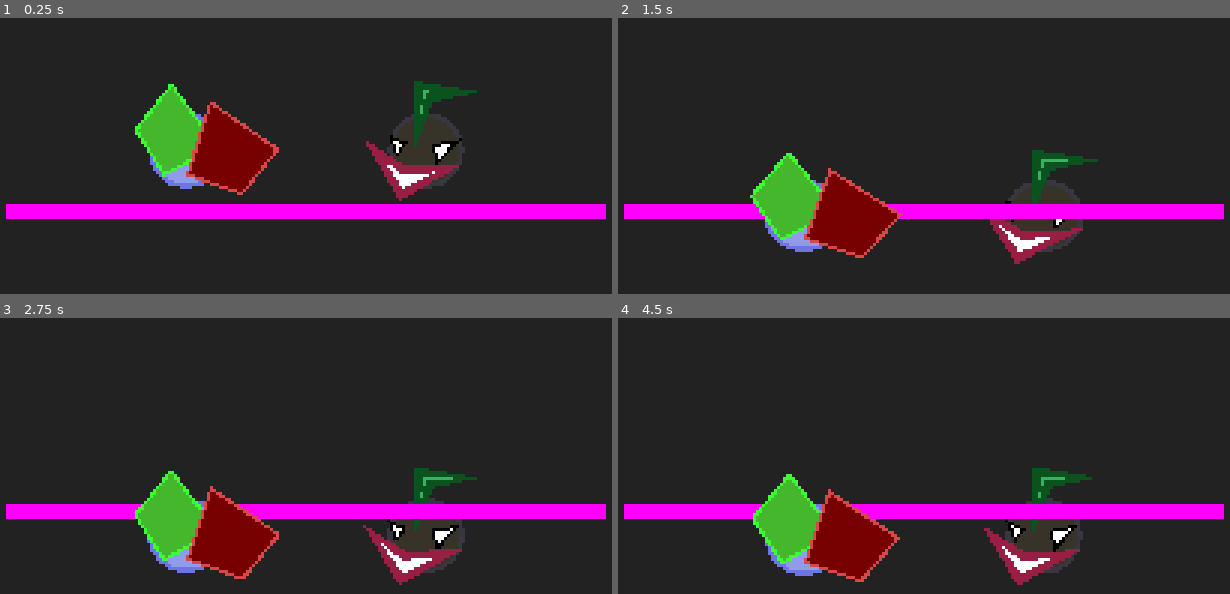
Above: before the commit, frames 1-4 (two rows, left to right).
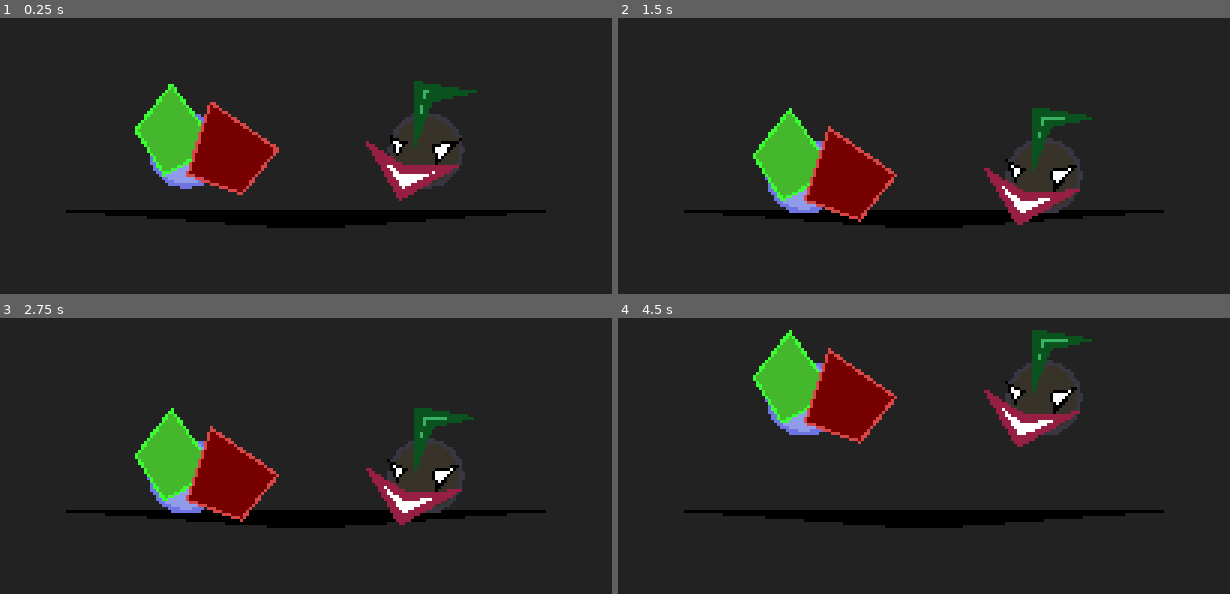
Above: after the commit, the same moments.

Repository: tm-nielsen/big-boy-balance-beam
Game: Godot game, scene res://scenes/root.tscn
Same seed, same stepped clock (60 frames per second), same inputs: the game is played once before the commit and once after it.
Inputs:
- Up to frame 1 (0.25 s): no input
- Up to frame 2 (1.5 s): no input
- Up to frame 3 (2.75 s): no input
- Up to frame 4 (4.5 s): tap R (reset, bound only after the commit) at 4.15 s

The runs differ from the first frame. In frame 1, 6.2% of the frame differs, in the area x 0-100%, y 67-77%; in frame 2, 16%; in frame 3, 18%; in frame 4, 21%, in the area x 0-100%, y 4-97%.

Commit message:
Started Implementation of beam physics - add balance beam script to run collisions using the closest point on the line - partially adjusted custom hybrid physics implementation to work with new ground source - gutted stage limits script and corresponding local limits calculations in physics classes - removed opponent controller - added reset functionality to physics ball manager for debug purposes

Diff:
--- a/project.godot
+++ b/project.godot
@@ -72,6 +72,11 @@
 , Object(InputEventKey,"resource_local_to_scene":false,"resource_name":"","device":-1,"window_id":0,"alt_pressed":false …(183 unchanged characters)…
 ]
 }
+reset={
+"deadzone": 0.5,
+"events": [Object(InputEventKey,"resource_local_to_scene":false,"resource_name":"","device":-1,"window_id":0,"alt_pressed":false,"shift_pressed":false,"ctrl_pressed":false,"meta_pressed":false,"pressed":false,"keycode":0,"physical_keycode":82,"key_label":0,"unicode":114,"location":0,"echo":false,"script":null)
+]
+}
 
 [rendering]
 
--- a/scenes/game.tscn
+++ b/scenes/game.tscn
@@ -1,16 +1,11 @@
-[gd_scene load_steps=8 format=3 uid="uid://siguvig7u465"]
+[gd_scene load_steps=7 format=3 uid="uid://siguvig7u465"]
 
-[ext_resource type="Script" path="res://scripts/physics/stage_limits.gd" id="1_hx5yx"]
 [ext_resource type="Script" path="res://scripts/physics/player_controller.gd" id="1_m3mpd"]
+[ext_resource type="Script" path="res://scripts/physics/stage_limits.gd" id="1_s5gh3"]
 [ext_resource type="Script" path="res://scripts/physics_ball_manager.gd" id="1_vyn2h"]
 [ext_resource type="Script" path="res://scripts/drawing/character_drawer.gd" id="2_radw7"]
 [ext_resource type="Script" path="res://scripts/drawing/squishy_path_set_drawer.gd" id="3_mencq"]
-
-[sub_resource type="PlaceholderTexture2D" id="PlaceholderTexture2D_yo320"]
-size = Vector2(200, 5)
-
-[sub_resource type="RectangleShape2D" id="RectangleShape2D_qhkga"]
-size = Vector2(200, 5)
+[ext_resource type="Script" path="res://scripts/physics/balance_beam.gd" id="5_x52g1"]
 
 [node name="Game" type="Node2D"]
 texture_filter = 1
@@ -18,20 +13,41 @@
 [node name="Camera2D" type="Camera2D" parent="."]
 
 [node name="StageLimits" type="Node2D" parent="."]
-script = ExtResource("1_hx5yx")
-left_wall = -120.0
-right_wall = 120.0
-ground = 60.0
+script = ExtResource("1_s5gh3")
 
-[node name="PhysicsBallManager" type="Node2D" parent="."]
+[node name="Beam" type="Node2D" parent="."]
+position = Vector2(0, 40)
+script = ExtResource("5_x52g1")
+ball_mass = 0.2
+
+[node name="PhysicsBallManager" type="Node2D" parent="." node_paths=PackedStringArray("balance_beam")]
 script = ExtResource("1_vyn2h")
+balance_beam = NodePath("../Beam")
 
 [node name="Player1" type="Node2D" parent="PhysicsBallManager"]
 position = Vector2(-40, 0)
 script = ExtResource("1_m3mpd")
+player_index = null
+strafe_force = null
+jump_speed = null
 jump_charge_period = 0.2
+charged_squish_ratio = null
+max_squish_ratio = null
+max_visual_ellipse_squish_ratio = null
+jump_squish_elasticity = null
+landing_squish_elasticity = null
+squish_reset_elasticity = null
+squish_reset_friction = null
+ground_squish_reset_elasticity = null
+maximum_collision_jiggle = null
+gravity = null
+x_friction = null
+elasticity = null
 radius = 12.0
+collider_cushion = null
 minimum_bounce_speed = Vector2(2, 0.5)
+minimum_collision_speed = null
+collision_elasticity = null
 
 [node name="Drawer" type="Node2D" parent="PhysicsBallManager/Player1" node_paths=PackedStringArray("path_set_drawer")]
 script = ExtResource("2_radw7")
@@ -47,9 +63,26 @@
 position = Vector2(40, 0)
 script = ExtResource("1_m3mpd")
 player_index = 2
+strafe_force = null
+jump_speed = null
 jump_charge_period = 0.2
+charged_squish_ratio = null
+max_squish_ratio = null
+max_visual_ellipse_squish_ratio = null
+jump_squish_elasticity = null
+landing_squish_elasticity = null
+squish_reset_elasticity = null
+squish_reset_friction = null
+ground_squish_reset_elasticity = null
+maximum_collision_jiggle = null
+gravity = null
+x_friction = null
+elasticity = null
 radius = 12.0
+collider_cushion = null
 minimum_bounce_speed = Vector2(2, 0.5)
+minimum_collision_speed = null
+collision_elasticity = null
 
 [node name="Drawer" type="Node2D" parent="PhysicsBallManager/Player2" node_paths=PackedStringArray("path_set_drawer")]
 script = ExtResource("2_radw7")
@@ -60,12 +93,3 @@
 
 [node name="PathSetDrawer" type="Node2D" parent="PhysicsBallManager/Player2/Drawer"]
 script = ExtResource("3_mencq")
-
-[node name="Beam" type="AnimatableBody2D" parent="."]
-position = Vector2(0, 40)
-
-[node name="Sprite2D" type="Sprite2D" parent="Beam"]
-texture = SubResource("PlaceholderTexture2D_yo320")
-
-[node name="CollisionShape2D" type="CollisionShape2D" parent="Beam"]
-shape = SubResource("RectangleShape2D_qhkga")
--- a/scripts/drawing/shape_generator.gd
+++ b/scripts/drawing/shape_generator.gd
@@ -79,3 +79,15 @@
         points.push_back(center + Vector2(cos(angle), sin(angle)) * radius)
 
     return points
+
+
+# Generate points of an isosceles triangle with centre at base
+static func generate_triangle(width: float, height: float,
+        centre:= Vector2.ZERO) -> PackedVector2Array:
+
+    var points = PackedVector2Array()
+    points.push_back(centre + Vector2.RIGHT * width / 2)
+    points.push_back(centre + Vector2.LEFT * width / 2)
+    points.push_back(centre + Vector2.UP * height)
+
+    return points
--- /dev/null
+++ b/scripts/physics/balance_beam.gd
@@ -0,0 +1,136 @@
+@tool
+class_name BalanceBeam
+extends Node2D
+
+static var instance: BalanceBeam
+static var normal: get = _get_normal
+static var tangent: get = _get_tangent
+
+@export var width: float = 160
+
+@export_subgroup('movement')
+@export var friction: float = 0.03
+@export var loosening_factor: float = 1
+@export_range(0, 180) var max_angle_degrees: float = 60
+@export var minimum_collision_speed: float = 1
+@export var ball_mass: float = 1
+
+@export_subgroup('drawing')
+@export var height: float = 6
+@export var fill_colour: Color
+@export var stroke_colour: Color
+@export var stroke_width: float = -1
+
+var physics_enabled: bool = true
+
+var angular_velocity: float
+var max_angle: float
+var timer: float
+
+
+func _ready():
+  instance = self
+  max_angle = deg_to_rad(max_angle_degrees)
+
+func _draw():
+  var tri_shape = ShapeGenerator.generate_triangle(width, -height)
+  ShapeDrawer.draw_shape(self, tri_shape, fill_colour, stroke_width, stroke_colour)
+
+func _physics_process(delta: float):
+  if physics_enabled:
+    _process_movement(delta)
+    _process_collisions()
+
+func _process_movement(delta: float):
+  timer += delta
+  angular_velocity -= angular_velocity * friction * delta
+  var looseness = (1 + timer * loosening_factor)
+  rotation += angular_velocity * looseness * delta
+  rotation = clamp(rotation, -max_angle, max_angle)
+
+
+func _process_collisions():
+  var balls = get_tree().get_nodes_in_group(PhysicsBall.GROUP_NAME)
+  var beam_ends = _get_beam_ends()
+
+  for ball in balls:
+    var central_collision_point = _get_collision_point(ball)
+    if central_collision_point:
+      collide_with_central_beam(ball, central_collision_point)
+    else:
+      for end_point in beam_ends:
+        collide_with_beam_end(ball, end_point)
+
+
+func reset():
+  physics_enabled = true
+  rotation = 0
+  angular_velocity = 0
+  timer = 0
+
+
+func _get_beam_ends() -> Array[Vector2]:
+  var half_length = tangent * width / 2
+  return [position + half_length, position - half_length]
+
+
+func _get_collision_point(ball: Node2D):
+  var displacement = ball.position - position
+  var half_length = tangent * width / 2
+
+  var left_dot = tangent.dot(displacement + half_length)
+  var right_dot = tangent.dot(displacement - half_length)
+  if left_dot > 0 && right_dot < 0:
+    var projection = displacement.project(tangent)
+    return position + projection
+  else:
+    return null
+
+
+func collide_with_beam_end(ball: PhysicsBall, point: Vector2):
+  if ball_intersects_point(ball, point):
+    var displacement = ball.position - point
+
+    var collision_normal = displacement.normalized()
+    var collision_speed = ball.velocity.length() * ball.elasticity
+    collision_speed += minimum_collision_speed
+
+    ball.velocity = collision_normal * collision_speed
+
+
+func collide_with_central_beam(ball: PhysicsBall, point: Vector2):
+  if ball_intersects_point(ball, point):
+    var normal_velocity = ball.velocity.project(normal)
+
+    var collision_speed = normal_velocity.length()
+    var centre_distance = (point - position).dot(tangent)
+    var rotation_impulse = ball_mass * collision_speed
+    rotation_impulse *= centre_distance / width
+    angular_velocity += rotation_impulse
+
+    ball.land(point, normal_velocity)
+
+
+func ball_intersects_point(ball: PhysicsBall, point: Vector2) -> bool:
+  var space_state = get_world_2d().direct_space_state
+  var query_parameters = PhysicsPointQueryParameters2D.new()
+  query_parameters.position = point
+  query_parameters.collide_with_areas = true
+  query_parameters.collide_with_bodies = false
+
+  var query_result = space_state.intersect_point(query_parameters)
+  for result_entry in query_result:
+    if result_entry.collider == ball.collision_area:
+      return true
+  return false
+
+
+static func _get_normal() -> Vector2:
+  if instance:
+    return Vector2.UP.rotated(instance.rotation)
+  return Vector2.UP
+
+static func _get_tangent() -> Vector2:
+  if instance:
+    return Vector2.RIGHT.rotated(instance.rotation)
+  return Vector2.RIGHT
--- a/scripts/physics/controllable_squishy_physics_ball.gd
+++ b/scripts/physics/controllable_squishy_physics_ball.gd
@@ -14,7 +14,7 @@
 
 func _process_movement(delta):
 
-    if on_ground and should_charge_jump:
+    if on_beam and should_charge_jump:
         _charge_jump(delta)
 
     if charging_jump and !should_charge_jump:
@@ -22,7 +22,16 @@
 
     super(delta)
 
-func _on_land():
+func reset():
+    physics_enabled = true
+    velocity = Vector2.ZERO
+    should_charge_jump = false
+    charging_jump = false
+    jump_charge = 0
+    is_applying_strafe_force = false
+
+func land(ground_point: Vector2, normal_velocity: Vector2):
+    super(ground_point, normal_velocity)
     if !charging_jump:
         if should_charge_jump:
             jump_charge = abs(velocity.y) / jump_speed
@@ -53,7 +62,7 @@
 
 func _apply_jump_charge():
     charging_jump = true
-    velocity.y = 0
+    velocity -= velocity.project(BalanceBeam.normal)
 
     if(jump_charge > 1):
         jump_charge = 1.0
--- a/scripts/physics/opponent_controller.gd
+++ /dev/null
@@ -1,36 +0,0 @@
-class_name OpponentController
-extends ControllableSquishyPhysicsBall
-
-@export var x_target_offset: float = 25
-@export var strafe_force_scaling_distance: float = 40
-@export var home_position_x: float = 80
-@export var ball_y_jump_threshold: float = -60
-@export var ball_y_charge_jump_threshold: float = -100
-
-@onready var ball = get_node("../BeachBall")
-var x_target = home_position_x
-
-func _process(_delta):
-    apply_strategy()
-
-func apply_strategy():
-    if ball.position.x < stage_limits.net_position.x:
-        x_target = home_position_x
-        should_charge_jump = false
-        jump_charge *= 0.4
-    else:
-        should_charge_jump = true
-        x_target = ball.position.x + x_target_offset
-        if ball.position.y > position.y:
-            x_target += ball.radius + radius
-        if position.x > ball.position.x and position.x < x_target and jump_charge > 0.5 and ball.position.y > ball_y_jump_threshold:
-            should_charge_jump = false
-
-func _apply_forces(delta):
-
-    var strafe_direction = clamp((x_target - position.x - velocity.x) / strafe_force_scaling_distance, -1, 1)
-    is_applying_strafe_force = strafe_direction != 0
-
-    velocity.x += strafe_force * delta * strafe_direction
-
-    super(delta)
--- a/scripts/physics/physics_ball.gd
+++ b/scripts/physics/physics_ball.gd
@@ -1,29 +1,26 @@
 class_name PhysicsBall
 extends PhysicsObject
+
+const GROUP_NAME = "physics balls"
 
 @export var gravity: float = 9.81
 @export var x_friction: float = 0.05
 @export var elasticity: float = 0.65
 @export var radius: float = 20
-@export var collider_cushion = 0.75
+@export var collider_cushion: float = 0.75
 @export var minimum_bounce_speed: Vector2 = Vector2(0, 0.5)
 
-var visual_rotation = 0.0
-var on_ground = false
+var visual_rotation: float = 0.0
+var on_beam: bool = false
 
-var stage_limits
-var local_limits = {
-    left = -160.0,
-    right = 160.0,
-    ground = 80.0,
-}
+var left_limit: float
+var right_limit: float
 
 var circle_collider: CircleShape2D = CircleShape2D.new()
 
 func _ready():
     super()
-    add_to_group("physics_balls")
-    stage_limits = get_tree().get_first_node_in_group("stage_limits")
+    add_to_group(GROUP_NAME)
     compute_local_limits()
 
     circle_collider.radius = radius + collider_cushion
@@ -37,8 +34,6 @@
     move_ball(delta)
 
 func move_ball(delta):
-    z_index = 1 if position.x < stage_limits.net_position.x else -1
-
     var delta_scale = 60 * delta
     position += velocity * delta_scale
 
@@ -48,8 +43,15 @@
     elif visual_rotation < 0:
         visual_rotation += TAU
 
-func _on_land():
-    pass
+    on_beam = false
+
+
+func land(beam_point: Vector2, normal_velocity: Vector2):
+    position = beam_point + radius * BalanceBeam.normal
+
+    velocity -= normal_velocity
+    # if normal_velocity.length() > minimum_bounce_speed.y:
+    #     velocity += normal_velocity * elasticity
 
 
 func _process_collisions(_delta):
@@ -58,7 +60,7 @@
         if parent_body is PhysicsObject:
             var _collision = collide_with(parent_body)
 
-    # compute_local_limits()
+    compute_local_limits()
     collide_with_local_limits()
 
 
@@ -70,49 +72,20 @@
 
 
 func compute_local_limits():
-    # var net_position = stage_limits.net_position
-
-    # if(position.y > net_position.y):
-    #     if(position.x < net_position.x):
-    #         local_limits.left = stage_limits.left_wall
-    #         local_limits.right = net_position.x
-    #     else:
-    #         local_limits.left = net_position.x
-    #         local_limits.right = stage_limits.right_wall
-    # else:
-    #     local_limits.left = stage_limits.left_wall
-    #     local_limits.right = stage_limits.right_wall
-
-    local_limits.left = stage_limits.left_wall
-    local_limits.right = stage_limits.right_wall
-
-    local_limits.left += radius
-    local_limits.right -= radius
-    local_limits.ground = stage_limits.ground - radius
+    left_limit = StageLimits.left + radius
+    right_limit = StageLimits.right - radius
 
 
 func collide_with_local_limits():
-    _collide_with_ground()
     _collide_with_walls()
 
-func _collide_with_ground():
-    on_ground = false
-    if position.y > local_limits.ground:
-        _on_land()
-        position.y = local_limits.ground
-        velocity.y *= -elasticity
-
-        on_ground = true
-        if abs(velocity.y) < minimum_bounce_speed.y:
-            velocity.y = 0
-
 func _collide_with_walls():
-    if position.x < local_limits.left:
-        position.x = local_limits.left
+    if position.x < left_limit:
+        position.x = left_limit
         velocity.x = abs(velocity.x) * elasticity
 
-    if position.x > local_limits.right:
-        position.x = local_limits.right
+    if position.x > right_limit:
+        position.x = right_limit
         velocity.x = -abs(velocity.x) * elasticity
 
 
--- a/scripts/physics/player_controller.gd
+++ b/scripts/physics/player_controller.gd
@@ -16,15 +16,15 @@
     super(delta)
 
 func _collide_with_walls():
-    if position.x < local_limits.left:
-        position.x = local_limits.left
+    if position.x < left_limit:
+        position.x =  left_limit
         if !is_applying_strafe_force or velocity.x < -minimum_bounce_speed.x:
             velocity.x = abs(velocity.x) * elasticity
         elif velocity.x < 0:
             velocity.x = 0
 
-    if position.x > local_limits.right:
-        position.x = local_limits.right
+    if position.x > right_limit:
+        position.x = right_limit
         if !is_applying_strafe_force or velocity.x > minimum_bounce_speed.x:
             velocity.x = -abs(velocity.x) * elasticity
         elif velocity.x > 0:
--- a/scripts/physics/squishy_physics_ball.gd
+++ b/scripts/physics/squishy_physics_ball.gd
@@ -51,7 +51,7 @@
 func _oscillate_squish_ratio(delta):
     var delta_scale = 60 * delta
 
-    var squish_elasticity = ground_squish_reset_elasticity if on_ground else squish_reset_elasticity
+    var squish_elasticity = ground_squish_reset_elasticity if on_beam else squish_reset_elasticity
 
     squish_reset_delta += (squish_reset_target - squish_ratio) * squish_elasticity * delta
     squish_reset_delta *= (1 - squish_reset_friction * delta_scale)
@@ -105,33 +105,17 @@
         var jiggle_magnitude = maximum_collision_jiggle * ease(collision.speed / 10, 0.2)
 
         jiggle_magnitude = max(jiggle_magnitude, 0)
-        add_jiggle(jiggle_magnitude, Vector2.UP if on_ground else collision.normal.rotated(PI/2))
+        add_jiggle(jiggle_magnitude, Vector2.UP if on_beam else collision.normal.rotated(PI/2))
         squish_state = SquishState.ELLIPSE
 
     return collision
 
 
 func compute_local_limits():
-    var net_position = stage_limits.net_position
-
-    var limit_left_by_center_width = false
-    var limit_right_by_center_width = false
-    if(position.y > net_position.y):
-        if(position.x < net_position.x):
-            local_limits.left = stage_limits.left_wall
-            local_limits.right = net_position.x
-            limit_right_by_center_width = true
-        else:
-            local_limits.left = net_position.x
-            local_limits.right = stage_limits.right_wall
-            limit_left_by_center_width = true
-    else:
-        local_limits.left = stage_limits.left_wall
-        local_limits.right = stage_limits.right_wall
-
-    local_limits.left += get_horizontal_limit(true, limit_left_by_center_width)
-    local_limits.right -= get_horizontal_limit(false, limit_right_by_center_width)
-    local_limits.ground = stage_limits.ground - get_vertical_limit()
+    left_limit = StageLimits.left
+    right_limit = StageLimits.right
+    left_limit += get_horizontal_limit(true)
+    right_limit -= get_horizontal_limit(false)
 
 func get_horizontal_limit(left: bool = false, limit_by_center_width: bool = false) -> float:
     match squish_state:
@@ -148,12 +132,6 @@
 
         _:
             return radius
-
-func get_vertical_limit() -> float:
-    if squish_state == SquishState.ELLIPSE:
-        return drawer.elliptical_extents.y
-    else:
-        return radius
 
 
 func update_collider():
--- a/scripts/physics/stage_limits.gd
+++ b/scripts/physics/stage_limits.gd
@@ -1,33 +1,15 @@
 class_name StageLimits
 extends Node2D
 
-@export var left_wall: float = -160
-@export var right_wall: float = 160
-@export var ground: float = 80
-@export var net_position: Vector2 = Vector2(0, 30)
-@export var minimum_collision_speed: float = 1.0
+static var left: float
+static var right: float
+static var bottom: float
+
+@export var left_limit: float = -120
+@export var right_limit: float = 120
+@export var bottom_threshold: float = 80
 
 func _ready():
-    # $NetCollisionArea.position = net_position
-    add_to_group("stage_limits")
-
-
-# func _physics_process(_delta):
-    # for area in $NetCollisionArea.get_overlapping_areas():
-    #     var parent_body = area.get_parent()
-    #     if parent_body is PhysicsBall:
-    #         collide_with_point(parent_body, net_position)
-
-
-func collide_with_point(ball: PhysicsBall, point: Vector2):
-    var displacement = ball.position - point
-
-    if displacement.length() < ball.radius:
-        if ball.velocity.y > 0:
-            var collision_normal = displacement.normalized()
-            var collision_speed = ball.velocity.length() * ball.elasticity
-            collision_speed += minimum_collision_speed
-
-            ball.velocity = collision_normal * collision_speed
-        else:
-            ball.velocity.x *= -ball.elasticity
+    right = right_limit
+    left = left_limit
+    bottom = bottom_threshold
--- a/scripts/physics_ball_manager.gd
+++ b/scripts/physics_ball_manager.gd
@@ -4,6 +4,7 @@
 signal reset_completed
 
 @export var reset_lerp_scale: float = 7.5
+@export var balance_beam: BalanceBeam
 
 var physics_balls: Array[PhysicsBall]
 var ball_start_positions := []
@@ -24,6 +25,9 @@
     if is_resetting:
         _process_reset(delta)
 
+    if Input.is_action_just_pressed('reset') && OS.is_debug_build():
+        reset_balls()
+
 
 func reset_balls():
     set_physics_enabled(false)
@@ -32,10 +36,13 @@
 # TODO: replace lerping with easing based on transition period
 func _process_reset(delta):
     var is_finished := true
+    var scaled_lerp = reset_lerp_scale * delta
+
+    balance_beam.rotation = lerpf(balance_beam.rotation, 0, scaled_lerp)
+
     for i in range(ball_count):
         var ball = physics_balls[i]
         var target_position = ball_start_positions[i]
-        var scaled_lerp = reset_lerp_scale * delta
 
         ball.position = lerp(ball.position, target_position, scaled_lerp)
         ball.visual_rotation = lerp_angle(ball.visual_rotation, 0, scaled_lerp)
@@ -55,6 +62,12 @@
         ball.position = ball_start_positions[i]
     reset_completed.emit()
 
+    is_resetting = false
+    balance_beam.reset()
+    for ball in physics_balls:
+        ball.reset()
+
 func set_physics_enabled(enable := true):
     for ball in physics_balls:
         ball.physics_enabled = enable
+        balance_beam.physics_enabled = false
